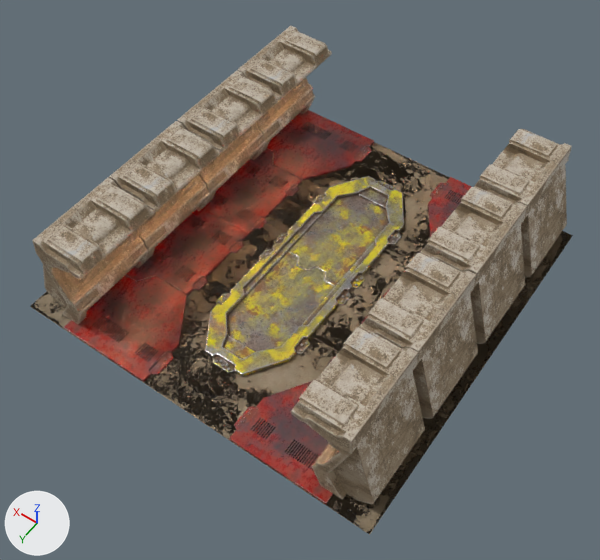
The glTF model modulo_1.gltf, before and after one commit.
The view is the same before and after, from a 50 mm lens placed at (-9.08, 19.22, 20.04), pointed at (-0.35, 6.99, 0.82). The lights are fixed; the arrows at lower left show +X, +Y and +Z. Mesh edges are drawn as thin lines on the coarser meshes.

Script lines for the objects in view, before the commit:
```python
me_cube_003 = bpy.data.meshes.new('Cube.003')
me_cube_003.from_pydata(...)  # 7336 vertices, 14222 faces; spans x -6.0..6.0, y -0.05..11.95, z -0.11..3.39
# faces by material slot: [1164, 1392, 2, 80, 10752, 192, 640]
me_cube_003.materials.append(mat_marco_001)
me_cube_003.materials.append(mat_cemento_001)
me_cube_003.materials.append(mat_suelo)
me_cube_003.materials.append(mat_marco)
me_cube_003.materials.append(mat_muro_paneles_2_cemento)
me_cube_003.materials.append(mat_muro_paneles_2_luz_arriba)  # orange #e79448
me_cube_003.materials.append(mat_muro_paneles_2_luz_abajo)  # red #e71616
ob_foso_marco_001 = bpy.data.objects.new('FOSO MARCO.001', me_cube_003)
ob_foso_marco_001.location = (0.0, 0.0, 0.0)
```
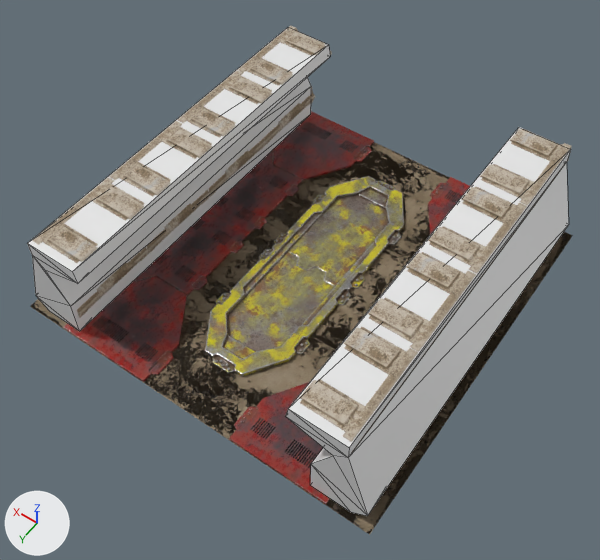
What differs and where, as boxes (x1, y1, x2, y2) in the pictures (600 x 560 px):
'Modulo1 malla colision', added
    after: (27, 27, 571, 516)

The edits, one by one:
Mesh me_cube is new.
It has 36 vertices, 64 faces and spans x -5.78..5.77, y 0.1..11.77, z 0.07..3.33.
Object 'Modulo1 malla colision' (ob_modulo1_malla_colision) is new; it shows me_cube.
Its location is (0.0, 0.0, 0.0).
